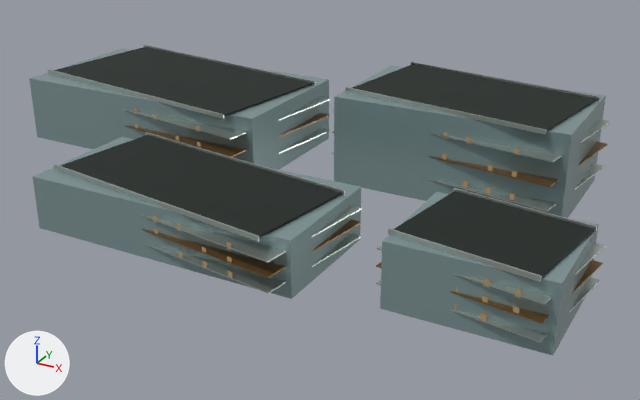
The glTF model landmarks/assets/mixc.glb as it was, and as the next commit left it.
Before and after are seen from a 50 mm camera at (113.0, -214.0, 105.0) aimed at (-3.0, -3.0, -1.0). Lighting does not change. The marker at lower left points along +X, +Y and +Z. The picture after the commit comes second. Vertices at exactly the same position are counted once.

The first picture shows 'envelope', 'floor_bands', 'floor_bands.001', 'night_windows', 'parapet', 'roof_deck'.
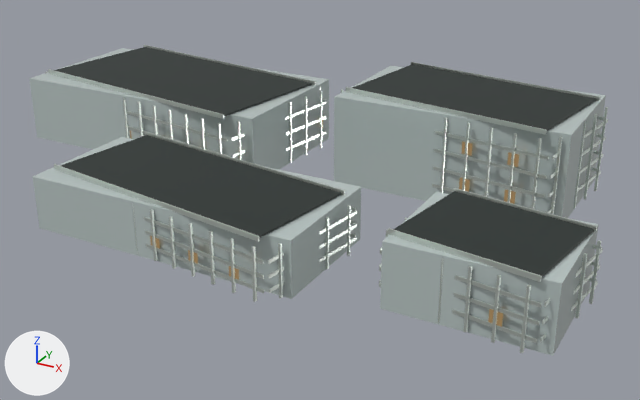
What the commit changed:
Material 'glass' (mat_glass) changes colour from grey #8ea6a8 to light grey #c5d2d0; in linear values from (0.27, 0.381, 0.392) to (0.558, 0.644, 0.631).
In material 'glass' (mat_glass), metallic goes from 0.42 to 0.22.
In material 'glass' (mat_glass), roughness goes from 0.24 to 0.16.
Material 'metal' (mat_metal) changes colour from light grey #c2cac3 to light grey #d5ddd6; in linear values from (0.539, 0.591, 0.546) to (0.665, 0.723, 0.672).
In material 'metal' (mat_metal), metallic goes from 0.82 to 0.72.
me_floor_bands is used by ob_floor_bands; location (0.0, 0.0, 0.0).
me_floor_bands had 64 vertices, 96 faces and spanned x -119.0..83.0, y -64.0..56.0, z 4.0..21.0.
me_floor_bands now has 416 vertices, 624 faces and spans x -118.0..82.0, y -64.0..55.0, z 3.0..22.0.
me_floor_bands part 1: 64 vertices removed from x -119.0..83.0, y -64.0..56.0, z 4.0..21.0; 416 vertices added at x -118.0..82.0, y -64.0..55.0, z 3.0..22.0.
me_night_windows is used by ob_night_windows; location (0.0, 0.0, 0.0).
me_night_windows had 520 vertices, 260 faces and spanned x -106.0..77.0, y -62.0..54.0, z 4.0..22.0.
me_night_windows now has 208 vertices, 104 faces and spans x -116.0..74.0, y -63.0..55.0, z 4.0..21.0.
me_night_windows part 2: the loose piece of 4 vertices spanning x 37.0..38.0, y 8.0..9.0, z 20.0..22.0 is moved by (0.0, 0.0, -13.0).
me_night_windows part 3: the loose piece of 4 vertices spanning x -3.0..-2.0, y -61.0, z 4.0..6.0 is moved by (-4.0, 1.0, 1.0).
me_night_windows part 4: 90 loose pieces with 360 vertices, spanning x -106.0..77.0, y -62.0..53.0, z 4.0..22.0, are deleted.
me_night_windows part 5: 1 vertex moved within x -61.0, y -6.0, z 6.0; 15 vertices removed from x -61.0..49.0, y -23.0..-6.0, z 4.0..9.0; 47 vertices added at x -103.0..53.0, y -22.0..40.0, z 4.0..21.0.
me_night_windows part 6: 15 vertices removed from x -44.0..6.0, y -62.0..-55.0, z 4.0..9.0; 11 vertices added at x -47.0..9.0, y -63.0..-54.0, z 4.0..7.0.
me_night_windows part 7: 4 vertices added at x 66.0..69.0, y -54.0..-53.0, z 5.0..8.0.
Other edits to the shape of me_night_windows do not show in these pictures.
Mesh me_fins is new.
It has 960 vertices, 1440 faces and spans x -118.0..82.0, y -64.0..55.0, z 0.0..26.0.
It uses material mat_metal (light grey #d5ddd6).
Object 'floor_bands.001' (ob_floor_bands_001) is deleted.
Object 'fins' (ob_fins) is new; it shows me_fins.
Its location is (0.0, 0.0, 0.0).

Boxes [x1, y1, x2, y2] around the edits, measured in the pictures (640 x 400 px; the box of a moved part takes in the faces that stretch with it):
'envelope', recoloured, surface changed (grey to light grey): [29, 48, 606, 356] in both
'floor_bands', recoloured, surface changed, reshaped: before [122, 97, 611, 342]; after [126, 99, 608, 343]
'fins', added: after [46, 49, 608, 353]
'parapet', recoloured, surface changed: [48, 45, 600, 282] in both
'floor_bands.001', deleted: before [124, 113, 608, 324]
'night_windows', reshaped (mostly hidden): before [134, 109, 521, 321]; after [130, 120, 519, 327]
part 2 of me_night_windows, moved or reshaped: before [466, 137, 471, 144]; after [459, 178, 470, 192]
part 3 of me_night_windows, moved or reshaped: before [203, 261, 207, 267]; after [188, 250, 198, 264]
part 4 of me_night_windows, deleted (mostly hidden): before [134, 109, 521, 321]
part 5 of me_night_windows, built on (mostly hidden): after [130, 131, 519, 204]
part 6 of me_night_windows, moved or reshaped: before [154, 229, 232, 277]; after [150, 236, 239, 280]
part 7 of me_night_windows, added: after [488, 309, 503, 327]
